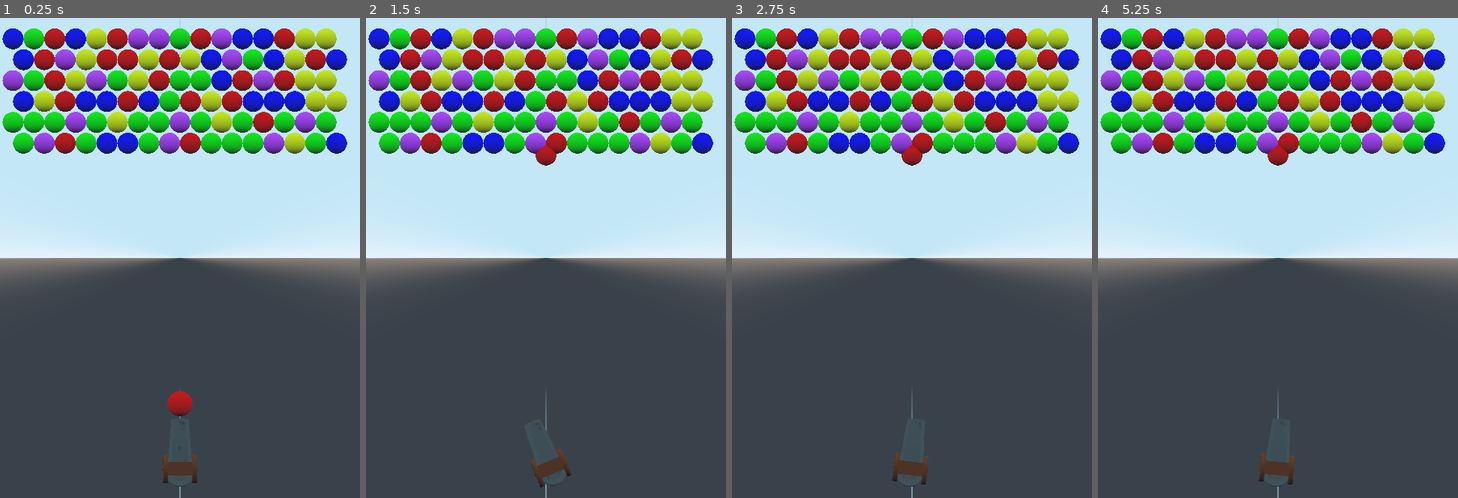
Above: before the commit, frames 1-4 (left to right).
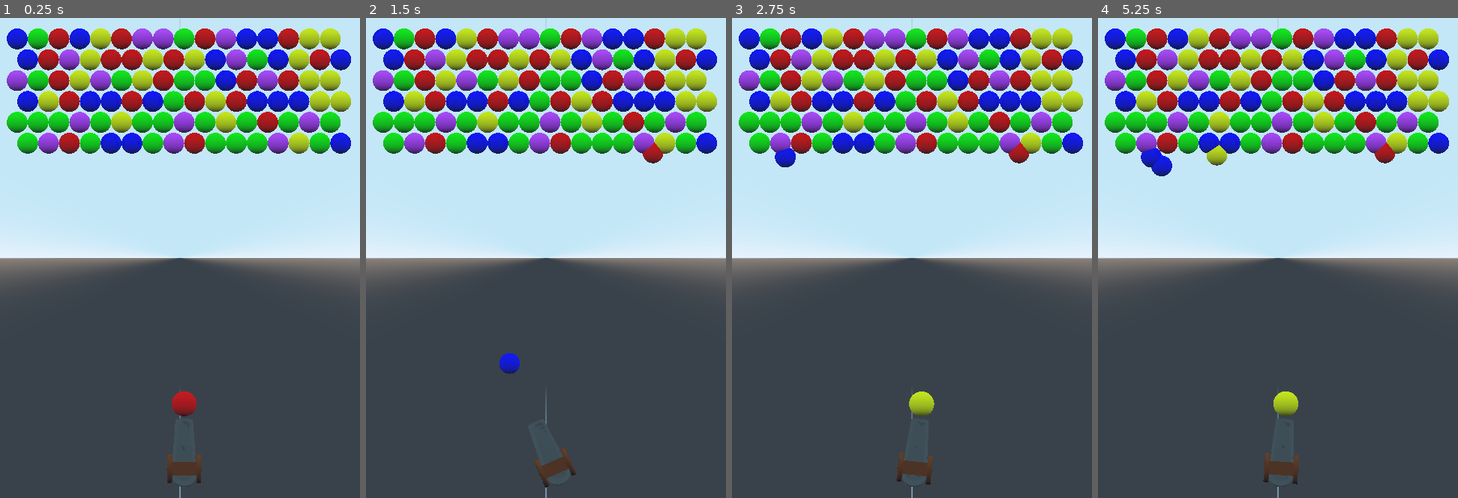
Above: after the commit, the same moments.

Repository: edkeran/Bubble_3D
Game: Godot game, scene res://Main.tscn
Two runs of this game, one before a commit and one after it. Both use one fixed random seed, a clock stepped at 60 frames per second and the inputs below.
Inputs (mouse positions are in pixels of both pictures, inside the frame that each line leads up to):
- Up to frame 1 (0.25 s): no input
- Up to frame 2 (1.5 s): tap Enter at 0.5 s; move the mouse to (625, 234) at 0.52 s; press the mouse at (625, 234) at 0.53 s; move the mouse to (474, 282) at 1.27 s; release the mouse at (474, 282) at 1.28 s; click (474, 282) at 1.35 s
- Up to frame 3 (2.75 s): move the mouse to (948, 152) at 2.02 s; press the mouse at (948, 152) at 2.03 s
- Up to frame 4 (5.25 s): tap Space at 2.75 s; move the mouse to (1260, 354) at 2.77 s; release the mouse at (1260, 354) at 2.78 s; click (1260, 354) at 2.85 s; move the mouse to (1386, 330) at 3.52 s; press the mouse at (1386, 330) at 3.53 s; tap Enter at 4.25 s; move the mouse to (1170, 186) at 4.27 s; release the mouse at (1170, 186) at 4.28 s; click (1170, 186) at 4.35 s; move the mouse to (1296, 258) at 5.02 s; press the mouse at (1296, 258) at 5.03 s

The runs differ from the first frame. In frame 1, 7.8% of the frame differs, in the area x 0-98%, y 2-98%; in frame 2, 8.2%; in frame 3, 8.4%; in frame 4, 8.7%.
Error before the commit: Attempt to call function 'add_child' in base 'null instance' on a null instance. (res://Bubble.gd:17)

Commit message:
Ajustes menores funcional

Diff:
--- a/Bubble.gd
+++ b/Bubble.gd
@@ -2,21 +2,28 @@
 
 var isShootBall = false
 var isMovingBall = false
-var velocity = 20
+var velocity = 35
+var angleRotationShoot
 
 signal bubble_collide
 
 func _process(delta):
 	if(isMovingBall):
-		self.translation.y += velocity * delta
+		self.translation.x += cos(deg2rad(angleRotationShoot+90)) * delta * velocity
+		self.translation.y += abs(sin(deg2rad(angleRotationShoot+90))) * delta * velocity
 
 func shoot_bubble():
-	isMovingBall = true
-	var new_parent = get_parent().get_parent();
-	get_parent().remove_child(self)
-	new_parent.add_child(self, true)
+	if(not isMovingBall):
+		isMovingBall = true
+		var position = self.global_translation
+		angleRotationShoot = get_parent().rotation_degrees.z
+		var new_parent = get_parent().get_parent();
+		get_parent().remove_child(self)
+		self.translation = position
+		new_parent.add_child(self, true)
 
 func _on_Area_area_shape_entered(area_rid, area, area_shape_index, local_shape_index):
 	if(isShootBall):
+		isShootBall = false
 		isMovingBall = false
 		emit_signal("bubble_collide")
--- a/Bubble.tscn
+++ b/Bubble.tscn
@@ -1,6 +1,8 @@
 [gd_scene load_steps=6 format=2]
 
 [ext_resource path="res://Bubble.gd" type="Script" id=1]
+
+[sub_resource type="SphereShape" id=6]
 
 [sub_resource type="SphereMesh" id=1]
 
@@ -33,19 +35,17 @@
 shader = SubResource( 5 )
 shader_param/colorDefault = Vector3( 1, 1, 1 )
 
-[sub_resource type="SphereShape" id=6]
-
 [node name="Bubble" type="Spatial"]
 script = ExtResource( 1 )
 
 [node name="Area" type="Area" parent="."]
+
+[node name="CollisionShape" type="CollisionShape" parent="Area"]
+shape = SubResource( 6 )
 
 [node name="MeshInstance" type="MeshInstance" parent="Area"]
 mesh = SubResource( 1 )
 skeleton = NodePath("../..")
 material/0 = SubResource( 4 )
 
-[node name="CollisionShape" type="CollisionShape" parent="Area"]
-shape = SubResource( 6 )
-
 [connection signal="area_shape_entered" from="Area" to="." method="_on_Area_area_shape_entered"]
--- a/Main.gd
+++ b/Main.gd
@@ -46,11 +46,11 @@
 		var y =  event.position.y - posScreen.y if (event.position.y - posScreen.y) != 0 else 0.1
 		var angle = rad2deg(atan(x/y))
 		get_node("BubbleGun").rotation_degrees.z = angle
-	if event is InputEventMouseButton:
-		if(bubbleShoot != null):
+	if event.is_action_pressed("shootBubble"):
+		if(bubbleShoot != null and !bubbleShoot.isMovingBall):
 			get_node("BubbleGun").get_node("ShootSound").play()
 			bubbleShoot.shoot_bubble()
 
 func _bubble_collided():
-	bubbleShoot.isShootBall = false
+
 	gen_bubble_shot()
--- a/Main.tscn
+++ b/Main.tscn
@@ -22,7 +22,7 @@
 script = ExtResource( 3 )
 
 [node name="Camera" type="Camera" parent="."]
-transform = Transform( 1, 0, 0, 0, 1, 0, 0, 0, 1, 0, 0, 32.423 )
+transform = Transform( 1, 0, 0, 0, 1, 0, 0, 0, 1, -0.4, 0, 32.423 )
 projection = 1
 size = 46.0
 near = 0.01
--- a/project.godot
+++ b/project.godot
@@ -24,6 +24,14 @@
 
 common/drop_mouse_on_gui_input_disabled=true
 
+[input]
+
+shootBubble={
+"deadzone": 0.5,
+"events": [ Object(InputEventMouseButton,"resource_local_to_scene":false,"resource_name":"","device":0,"alt":false,"shift":false,"control":false,"meta":false,"command":false,"button_mask":0,"position":Vector2( 0, 0 ),"global_position":Vector2( 0, 0 ),"factor":1.0,"button_index":1,"pressed":false,"doubleclick":false,"script":null)
+ ]
+}
+
 [physics]
 
 common/enable_pause_aware_picking=true
